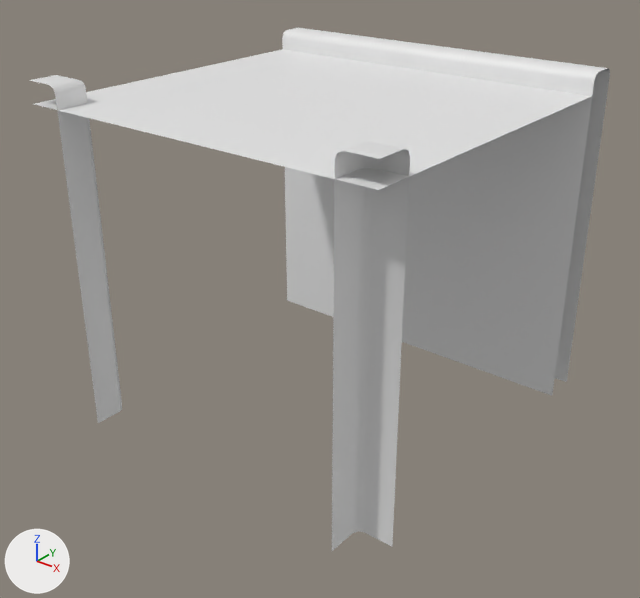
The FBX model Assets/000.Eeeeden/00-Fbxs/02-Factory/00-Rail/Rail-Intersection-L.fbx as it was, and as the next commit left it.
One viewpoint serves both versions: a 50 mm lens placed at (1.337, -1.708, 1.36), pointed at (0.018, -0.06, 0.338). The lights are fixed; the arrows at lower left show +X, +Y and +Z. Where no turn or scale is listed for an object, it has been applied to the vertices. Vertices at the same position are counted once.

In view in the first picture: 'Rail-Intersection-L'.
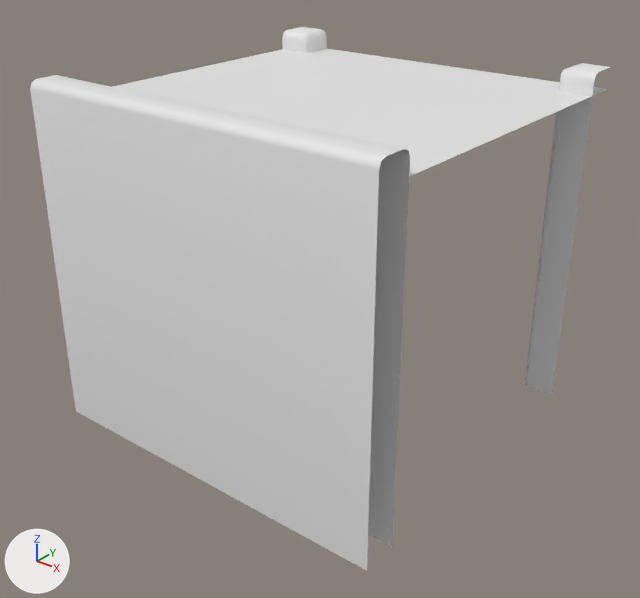
Patch to the scene script:
```diff
--- a/Assets/000.Eeeeden/00-Fbxs/02-Factory/00-Rail/Rail-Intersection-L.fbx.py
+++ b/Assets/000.Eeeeden/00-Fbxs/02-Factory/00-Rail/Rail-Intersection-L.fbx.py
@@ me_rail_intersection_l @@
 me_rail_intersection_l.from_pydata(...)  # 61 vertices, 32 faces; spans x -0.5..0.5, y -0.5..0.5, z 0.0..0.915
 # used by ob_rail_intersection_l; location = (0.0, 0.0, 0.0)
-me_rail_intersection_l.vertices[5].co = (-0.197, -0.193, 0.869)
-me_rail_intersection_l.vertices[6].co = (-0.197, 0.193, 0.869)
-me_rail_intersection_l.vertices[9].co = (0.5, 0.404, 0.859)  # pixel (592, 96)
-me_rail_intersection_l.vertices[10].co = (-0.5, 0.404, 0.859)  # pixel (282, 49)
-me_rail_intersection_l.vertices[15].co = (-0.5, -0.5, 0.859)  # pixel (32, 104)
-me_rail_intersection_l.vertices[16].co = (0.5, -0.5, 0.859)  # pixel (378, 190)
+# me_rail_intersection_l part 1: the loose piece of 19 vertices spanning x 0.404..0.5, y -0.5..-0.404, z 0.0..0.915 is turned 180 degrees about the z axis through the mesh origin
+# me_rail_intersection_l part 2: the loose piece of 19 vertices spanning x -0.5..-0.404, y -0.5..-0.404, z 0.0..0.915 is turned 180 degrees about the z axis through the mesh origin
+# me_rail_intersection_l part 3: the loose piece of 16 vertices spanning x -0.5..0.5, y 0.404..0.5, z 0.0..0.915 is turned 180 degrees about the z axis through the mesh origin
+# me_rail_intersection_l part 4
+me_rail_intersection_l.vertices[5].co = (0.126, 0.124, 0.869)
+me_rail_intersection_l.vertices[6].co = (0.126, -0.124, 0.869)
+me_rail_intersection_l.vertices[9].co = (-0.5, -0.404, 0.859)
+me_rail_intersection_l.vertices[10].co = (0.5, -0.404, 0.859)  # pixel (409, 176)
+me_rail_intersection_l.vertices[15].co = (0.5, 0.5, 0.859)  # pixel (607, 89)
+me_rail_intersection_l.vertices[16].co = (-0.5, 0.5, 0.859)
```

Location of each change, (x1, y1, x2, y2) in pixels of the pictures (640 x 598 px; the box of a moved part takes in the faces that stretch with it):
'Rail-Intersection-L', reshaped
    before: (30, 28, 610, 551)
    after: (30, 27, 610, 571)
part 1 of me_rail_intersection_l, moved or reshaped
    before: (332, 142, 410, 551)
    after: (282, 27, 327, 53)
part 2 of me_rail_intersection_l, moved or reshaped
    before: (30, 75, 122, 423)
    after: (525, 63, 610, 396)
part 3 of me_rail_intersection_l, moved or reshaped
    before: (285, 28, 610, 387)
    after: (30, 79, 410, 571)
part 4 of me_rail_intersection_l, moved or reshaped
    before: (34, 49, 591, 190)
    after: (113, 48, 607, 176)
